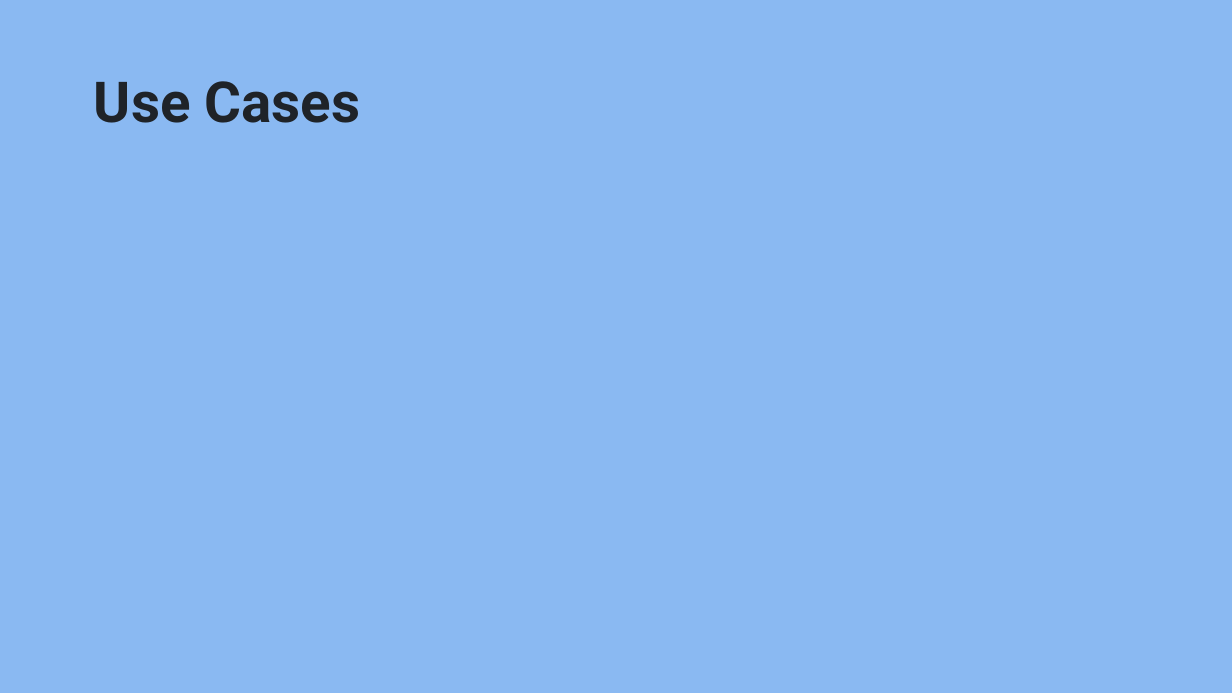
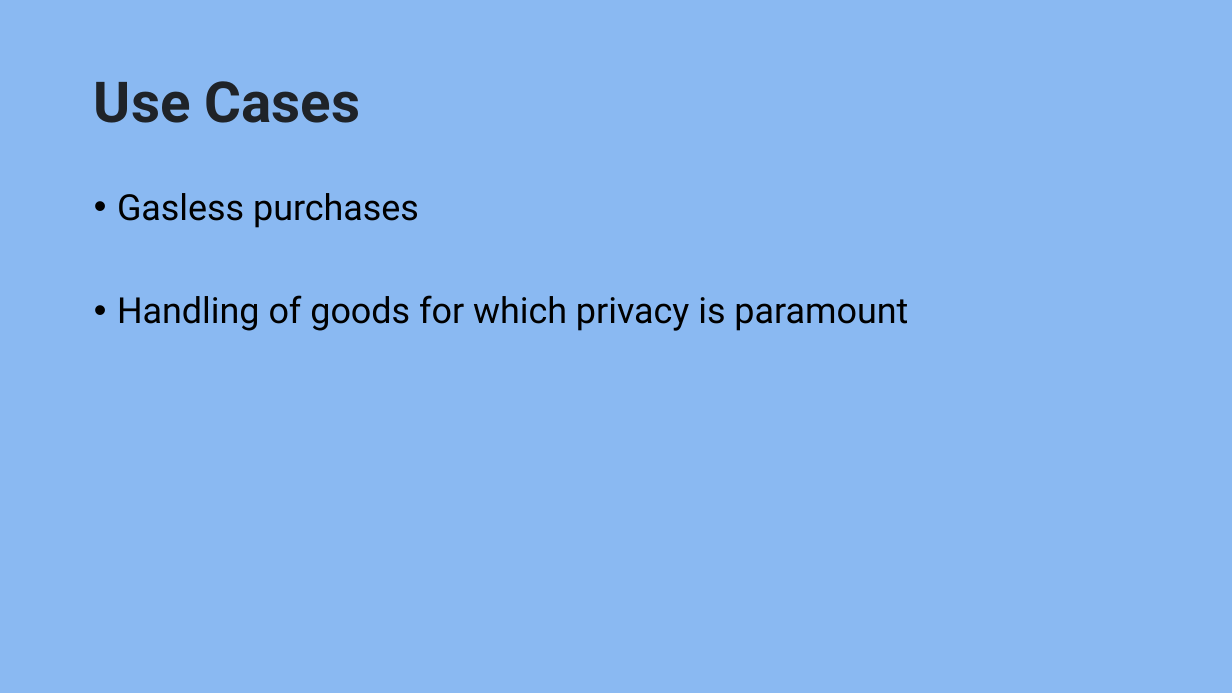
Before and after one commit to SireMartin/evm_bootcamp_25_group5, a slide deck: slide 8 of potatoVendor/The Potato Vendor DApp.pptx (slide 6 before the commit). Drawn at 1232x693 pixels with LibreOffice and Linux fonts; fonts in the diff are those of the drawing. Boxes give left, top, right and bottom in pixels: in the first picture for what was removed or moved away, otherwise in the second. Text is boxed around its words. In the diff, an @@ line names an element or a change of style, - is before the commit and + after.

Commit message:
updated presentation

```diff
--- a/potatoVendor/The Potato Vendor DApp.pptx
+++ b/potatoVendor/The Potato Vendor DApp.pptx
@@ text added at bbox=[117, 193, 908, 331], 28 pt, text #000000 @@
+• Gasless purchases
+• Handling of goods for which privacy is paramount
```
Also in this commit, not shown: 3 other slides changed, 4 slides added, 2 slides removed.
